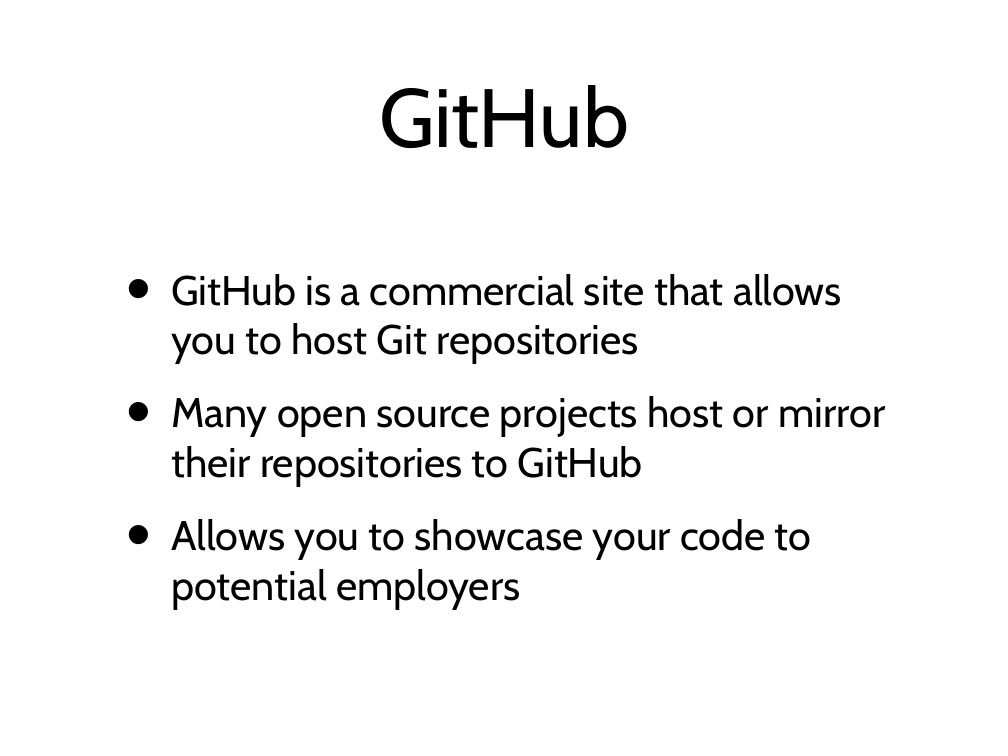
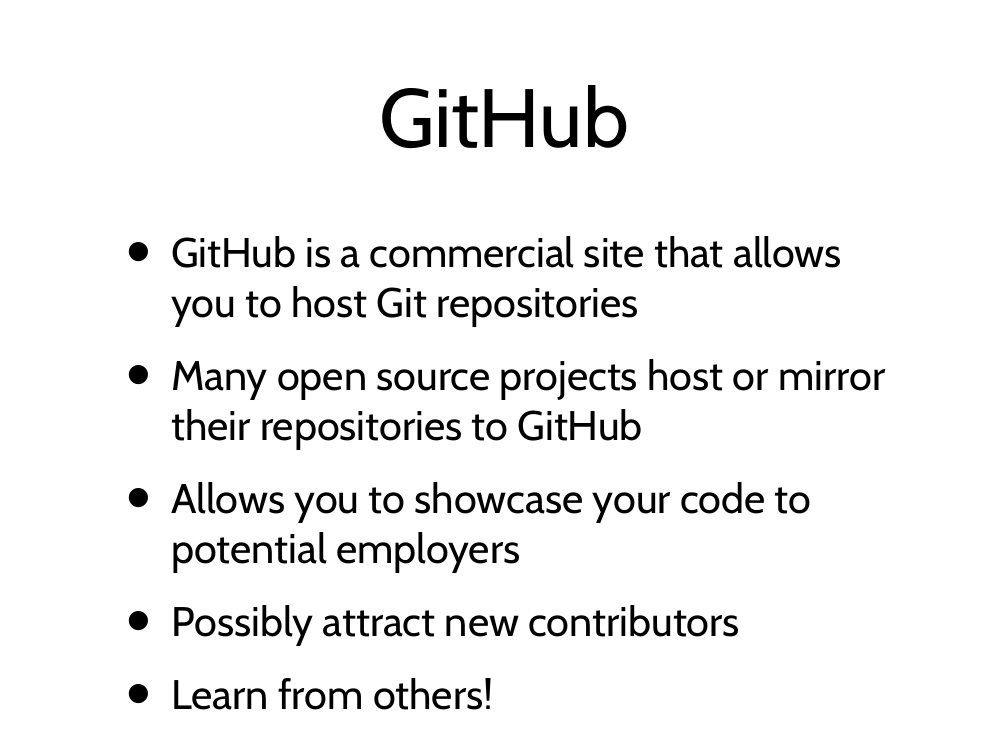
Before and after one commit to kmoir/Git-tutorial, a slide deck: slide 39 of GitParty.odp (slide 34 before the commit). Drawn at 1008x756 pixels with LibreOffice and Linux fonts; fonts in the diff are those of the drawing. Boxes give left, top, right and bottom in pixels: in the first picture for what was removed or moved away, otherwise in the second. Text is boxed around its words. In the diff, an @@ line names an element or a change of style, - is before the commit and + after.

```diff
--- a/GitParty.odp
+++ b/GitParty.odp
@@ text at [171, 605, 741, 710]: paragraphs added @@
+• Possibly attract new contributors
+• Learn from others!
```
Also in this commit, not shown: 4 other slides changed, 5 slides added, 3 other files.
